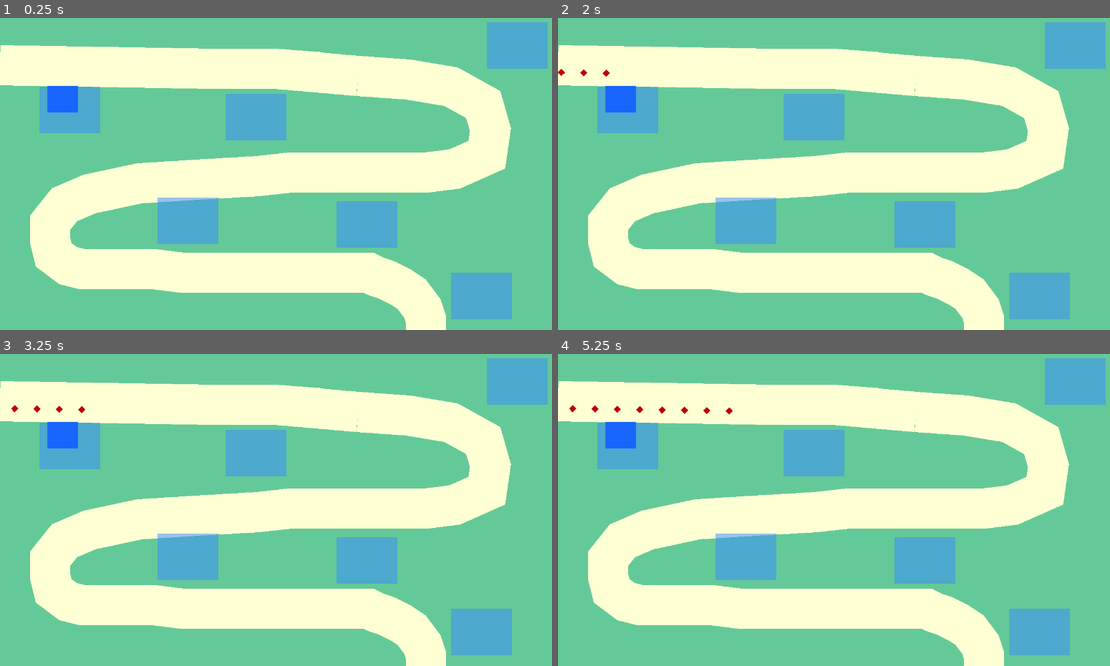
Above: before the commit, frames 1-4 (two rows, left to right).
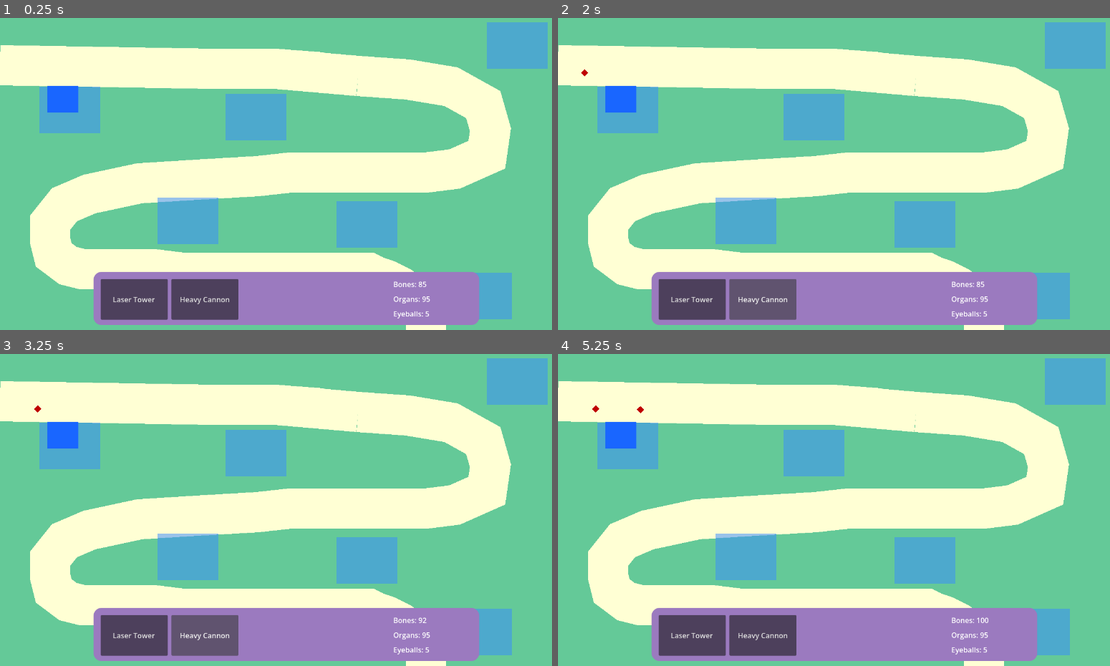
Above: after the commit, the same moments.

Repository: onion-40/candy-carnage
Game: Godot game, scene res://Scenes/main.tscn
Same seed, same stepped clock (60 frames per second), same inputs: the game is played once before the commit and once after it.
Inputs (mouse positions are in pixels of both pictures, inside the frame that each line leads up to):
- Up to frame 1 (0.25 s): no input
- Up to frame 2 (2 s): click (690, 298) at 0.5 s, where only the run after the commit has a clickable "Laser Tower"; click (762, 298) at 1.25 s, where only the run after the commit has a clickable "Heavy Cannon"
- Up to frame 3 (3.25 s): click (132, 634) at 2 s, where only the run after the commit has a clickable "Laser Tower"; click (204, 634) at 2.75 s, where only the run after the commit has a clickable "Heavy Cannon"
- Up to frame 4 (5.25 s): click (690, 634) at 3.5 s, where only the run after the commit has a clickable "Laser Tower"; click (762, 634) at 4.25 s, where only the run after the commit has a clickable "Heavy Cannon"; move the mouse to (972, 488) at 5.02 s; click (972, 488) at 5.17 s

The runs differ from the first frame. In frame 1, 12% of the frame differs, in the area x 14-87%, y 21-99%; in frame 2, 12%; in frame 3, 12%; in frame 4, 12%, in the area x 1-87%, y 16-99%.

Commit message:
Add bottom HUD and tower information UI

Diff:
--- a/Scenes/Towers.tscn
+++ b/Scenes/Towers.tscn
@@ -1,13 +1,24 @@
 [gd_scene format=3 uid="uid://g1ucg4fd4k67"]
 
 [ext_resource type="Script" uid="uid://ct4aybvx0drpe" path="res://Scripts/Scenes/Towers.gd" id="1_wd6hp"]
+
+[sub_resource type="RectangleShape2D" id="RectangleShape2D_41ke1"]
+size = Vector2(67, 60)
 
 [node name="Towers" type="Node2D" unique_id=1501200458]
 script = ExtResource("1_wd6hp")
 
 [node name="Body" type="Polygon2D" parent="." unique_id=1527430392]
-position = Vector2(72, 0)
+position = Vector2(72.5, 0)
 polygon = PackedVector2Array(-166.08392, -65.539406, -97.91606, -65.539406, -97.91606, -6.460594, -166.08392, -6.460594)
 uv = PackedVector2Array(-192, -88, -64, -88, -64, 16, -192, 16)
 
 [node name="AttackTimer" type="Timer" parent="." unique_id=162020024]
+
+[node name="SelectionArea" type="Area2D" parent="." unique_id=1123681613]
+
+[node name="CollisionShape2D" type="CollisionShape2D" parent="SelectionArea" unique_id=743401285]
+position = Vector2(-60, -36)
+shape = SubResource("RectangleShape2D_41ke1")
+
+[connection signal="input_event" from="SelectionArea" to="." method="_on_selection_area_input_event"]
--- /dev/null
+++ b/Scenes/bottom_hud.gd
@@ -0,0 +1,25 @@
+
+extends PanelContainer
+
+@onready var bones_label: Label = $HBoxContainer/ResourceList/BonesLabel
+@onready var organs_label: Label = $HBoxContainer/ResourceList/OrgansLabel
+@onready var eyeballs_label: Label = $HBoxContainer/ResourceList/EyeballsLabel
+
+
+func _ready() -> void:
+	ResourceManager.inventory_changed.connect(update_resources)
+	update_resources(
+		ResourceManager.bones,
+		ResourceManager.organs,
+		ResourceManager.eyeballs
+	)
+
+
+func update_resources(
+	bone_amount: int,
+	organ_amount: int,
+	eyeball_amount: int
+) -> void:
+	bones_label.text = "Bones: %d" % bone_amount
+	organs_label.text = "Organs: %d" % organ_amount
+	eyeballs_label.text = "Eyeballs: %d" % eyeball_amount
--- a/Scenes/main.tscn
+++ b/Scenes/main.tscn
@@ -3,6 +3,30 @@
 [ext_resource type="PackedScene" uid="uid://cnqasxkoa17kc" path="res://Scenes/Map.tscn" id="1_8gbba"]
 [ext_resource type="PackedScene" uid="uid://p8wm07gne2lx" path="res://Scenes/Enemies.tscn" id="2_jjvhh"]
 [ext_resource type="PackedScene" uid="uid://g1ucg4fd4k67" path="res://Scenes/Towers.tscn" id="3_kry3j"]
+[ext_resource type="Script" uid="uid://liaq03gdcccy" path="res://Scenes/tower_information.gd" id="4_jjvhh"]
+[ext_resource type="Script" uid="uid://cxfnol4rrkplv" path="res://Scenes/bottom_hud.gd" id="5_kry3j"]
+
+[sub_resource type="StyleBoxFlat" id="StyleBoxFlat_41ke1"]
+content_margin_left = 25.0
+content_margin_top = 25.0
+content_margin_right = 25.0
+content_margin_bottom = 25.0
+bg_color = Color(0.60784316, 0.47843137, 0.7490196, 1)
+corner_radius_top_left = 18
+corner_radius_top_right = 18
+corner_radius_bottom_right = 18
+corner_radius_bottom_left = 18
+
+[sub_resource type="StyleBoxFlat" id="StyleBoxFlat_i6558"]
+content_margin_left = 16.0
+content_margin_top = 16.0
+content_margin_right = 12.0
+content_margin_bottom = 12.0
+bg_color = Color(0.6064114, 0.47736657, 0.7489121, 1)
+corner_radius_top_left = 18
+corner_radius_top_right = 18
+corner_radius_bottom_right = 18
+corner_radius_bottom_left = 18
 
 [node name="Main" type="Node2D" unique_id=295096930]
 
@@ -22,3 +46,115 @@
 position = Vector2(96, -184)
 
 [node name="UI" type="CanvasLayer" parent="." unique_id=594782264]
+
+[node name="TowerInformation" type="PanelContainer" parent="UI" unique_id=1176694789]
+anchors_preset = 6
+anchor_left = 1.0
+anchor_top = 0.5
+anchor_right = 1.0
+anchor_bottom = 0.5
+offset_left = -282.0
+offset_top = -168.0
+offset_right = -11.0
+offset_bottom = 174.0
+grow_horizontal = 0
+grow_vertical = 2
+theme_override_styles/panel = SubResource("StyleBoxFlat_41ke1")
+script = ExtResource("4_jjvhh")
+
+[node name="VBoxContainer" type="VBoxContainer" parent="UI/TowerInformation" unique_id=1267824022]
+layout_mode = 2
+theme_override_constants/separation = 10
+
+[node name="CloseButton" type="Button" parent="UI/TowerInformation/VBoxContainer" unique_id=539067282]
+layout_mode = 2
+theme_override_font_sizes/font_size = 16
+text = "X"
+flat = true
+alignment = 2
+text_overrun_behavior = 1
+
+[node name="TowerName" type="Label" parent="UI/TowerInformation/VBoxContainer" unique_id=536312716]
+layout_mode = 2
+theme_override_font_sizes/font_size = 20
+text = "Eyecing - Laser Tower"
+
+[node name="TowerLevel" type="Label" parent="UI/TowerInformation/VBoxContainer" unique_id=1335638192]
+layout_mode = 2
+theme_override_font_sizes/font_size = 17
+text = "Level 1/3
+"
+
+[node name="TowerStats" type="Label" parent="UI/TowerInformation/VBoxContainer" unique_id=2094449366]
+layout_mode = 2
+theme_override_font_sizes/font_size = 17
+text = "Damage: 6
+Range: 140
+"
+
+[node name="UpgradeCost" type="Label" parent="UI/TowerInformation/VBoxContainer" unique_id=95164993]
+layout_mode = 2
+theme_override_font_sizes/font_size = 17
+text = "Upgrade Cost: 5 Bones, 2 Eyes
+"
+
+[node name="UpgradeButton" type="Button" parent="UI/TowerInformation/VBoxContainer" unique_id=1478025024]
+layout_mode = 2
+theme_override_font_sizes/font_size = 17
+text = "UPGRADE TOWER"
+
+[node name="SellButton" type="Button" parent="UI/TowerInformation/VBoxContainer" unique_id=353303708]
+layout_mode = 2
+theme_override_font_sizes/font_size = 17
+text = "SELL TOWER"
+
+[node name="BottomHUD" type="PanelContainer" parent="UI" unique_id=394023048]
+anchors_preset = 7
+anchor_left = 0.5
+anchor_top = 1.0
+anchor_right = 0.5
+anchor_bottom = 1.0
+offset_left = -431.0
+offset_top = -130.0
+offset_right = 431.0
+offset_bottom = -11.0
+grow_horizontal = 2
+grow_vertical = 0
+theme_override_styles/panel = SubResource("StyleBoxFlat_i6558")
+script = ExtResource("5_kry3j")
+
+[node name="HBoxContainer" type="HBoxContainer" parent="UI/BottomHUD" unique_id=180391323]
+layout_mode = 2
+theme_override_constants/separation = 20
+
+[node name="TowerSelection" type="HBoxContainer" parent="UI/BottomHUD/HBoxContainer" unique_id=1013028664]
+layout_mode = 2
+size_flags_horizontal = 3
+theme_override_constants/separation = 8
+
+[node name="LaserButton" type="Button" parent="UI/BottomHUD/HBoxContainer/TowerSelection" unique_id=914881112]
+custom_minimum_size = Vector2(150, 90)
+layout_mode = 2
+text = "Laser Tower"
+
+[node name="CannonButton" type="Button" parent="UI/BottomHUD/HBoxContainer/TowerSelection" unique_id=231461069]
+custom_minimum_size = Vector2(150, 90)
+layout_mode = 2
+text = "Heavy Cannon"
+
+[node name="ResourceList" type="VBoxContainer" parent="UI/BottomHUD/HBoxContainer" unique_id=2142574579]
+custom_minimum_size = Vector2(180, 0)
+layout_mode = 2
+theme_override_constants/separation = 10
+
+[node name="BonesLabel" type="Label" parent="UI/BottomHUD/HBoxContainer/ResourceList" unique_id=1147830520]
+layout_mode = 2
+text = "Bones: 25"
+
+[node name="OrgansLabel" type="Label" parent="UI/BottomHUD/HBoxContainer/ResourceList" unique_id=1793141202]
+layout_mode = 2
+text = "Organs: 15"
+
+[node name="EyeballsLabel" type="Label" parent="UI/BottomHUD/HBoxContainer/ResourceList" unique_id=201943819]
+layout_mode = 2
+text = "Eyeballs: 5"
--- /dev/null
+++ b/Scenes/tower_information.gd
@@ -0,0 +1,83 @@
+extends PanelContainer
+
+@onready var close_button: Button = $VBoxContainer/CloseButton
+@onready var tower_name_label: Label = $VBoxContainer/TowerName
+@onready var tower_level_label: Label = $VBoxContainer/TowerLevel
+@onready var tower_stats_label: Label = $VBoxContainer/TowerStats
+@onready var upgrade_cost_label: Label = $VBoxContainer/UpgradeCost
+@onready var upgrade_button: Button = $VBoxContainer/UpgradeButton
+@onready var sell_button: Button = $VBoxContainer/SellButton
+
+var selected_tower: Node2D = null
+
+
+func _ready() -> void:
+	add_to_group("tower_selection")
+	hide()
+
+	close_button.pressed.connect(_on_close_pressed)
+	upgrade_button.pressed.connect(_on_upgrade_pressed)
+	sell_button.pressed.connect(_on_sell_pressed)
+
+func _on_close_pressed() -> void:
+	selected_tower = null
+	hide()
+
+func select_tower(tower: Node2D) -> void:
+	if not is_instance_valid(tower):
+		return
+
+	selected_tower = tower
+	_refresh_panel()
+	show()
+
+
+func _refresh_panel() -> void:
+	if not is_instance_valid(selected_tower):
+		hide()
+		return
+
+	var tower_type_name = "Laser Tower"
+
+	if selected_tower.tower_type == 1:
+		tower_type_name = "Heavy Cannon"
+
+	tower_name_label.text = tower_type_name
+	tower_level_label.text = "Level %d / 3" % selected_tower.level
+	tower_stats_label.text = "Damage: %d\nRange: %d\nAttack Interval: %.1fs" % [
+		selected_tower.damage,
+		selected_tower.attack_range,
+		selected_tower.attack_interval
+	]
+
+	var cost = selected_tower.get_upgrade_cost()
+	upgrade_cost_label.text = "Upgrade Cost:\n%d Bones, %d Organs, %d Eyeballs" % [
+		cost["bones"],
+		cost["organs"],
+		cost["eyeballs"]
+	]
+
+	upgrade_button.disabled = selected_tower.level >= 3
+
+
+func _on_upgrade_pressed() -> void:
+	if not is_instance_valid(selected_tower):
+		return
+
+	var map = get_tree().current_scene.get_node_or_null("Map")
+
+	if map and map.has_method("upgrade_tower"):
+		if map.upgrade_tower(selected_tower):
+			_refresh_panel()
+
+
+func _on_sell_pressed() -> void:
+	if not is_instance_valid(selected_tower):
+		return
+
+	var map = get_tree().current_scene.get_node_or_null("Map")
+
+	if map and map.has_method("sell_tower"):
+		map.sell_tower(selected_tower)
+		selected_tower = null
+		hide()
--- a/Scripts/Scenes/Map.gd
+++ b/Scripts/Scenes/Map.gd
@@ -17,7 +17,7 @@
 			spot.set_meta("occupied", false)
 			_create_spot_visual(spot)
 
-	spawn_timer.wait_time = 0.5
+	spawn_timer.wait_time = 1
 	spawn_timer.one_shot = false
 	spawn_timer.timeout.connect(_spawn_enemy)
 	spawn_timer.start()
@@ -42,10 +42,10 @@
 	visual.name = "SpotVisual"
 
 	visual.polygon = PackedVector2Array([
-		Vector2(-18, -18),
-		Vector2(18, -18),
-		Vector2(18, 18),
-		Vector2(-18, 18)
+		Vector2(-25, -25),
+		Vector2(25, -25),
+		Vector2(25, 25),
+		Vector2(-25, 25)
 	])
 
 	visual.color = Color(0.2, 0.8, 0.3, 0.65)
--- a/Scripts/Scenes/Towers.gd
+++ b/Scripts/Scenes/Towers.gd
@@ -169,3 +169,15 @@
 			nearest_enemy = enemy
 
 	return nearest_enemy
+
+
+func _on_selection_area_input_event(
+	viewport: Node,
+	event: InputEvent,
+	shape_idx: int
+) -> void:
+	if event is InputEventMouseButton:
+		if event.button_index == MOUSE_BUTTON_LEFT and event.pressed:
+			print("Tower clicked: ", name)
+
+			get_tree().call_group("tower_selection", "select_tower", self)
Not shown, added: Scenes/bottom_hud.gd.uid
Not shown, added: Scenes/tower_information.gd.uid
